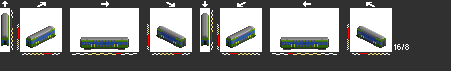
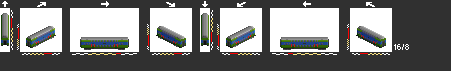
Layers edited between the first and the second w=451, h=71 image:
showed "red" over bbox(36, 35, 376, 47)
showed "bk" over bbox(53, 32, 379, 45)
painted on "Layer 0" over bbox(54, 34, 358, 37)
